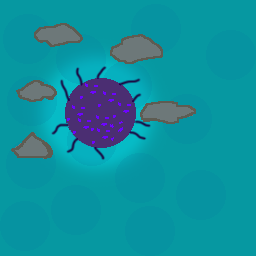
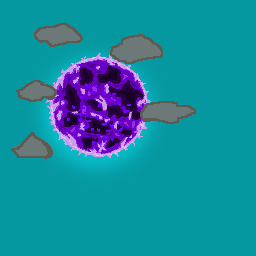
Before/after of a 256x256 layered artwork. What changed in the layer stack:
hid "Слой 3" over [0, 4, 256, 256]
added layer "Sun" above "Слой 1" over [46, 53, 151, 158]
